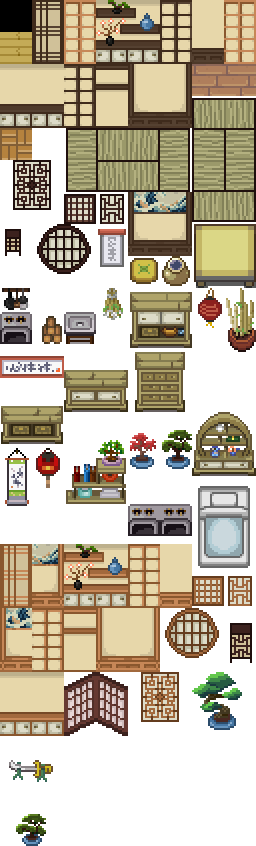
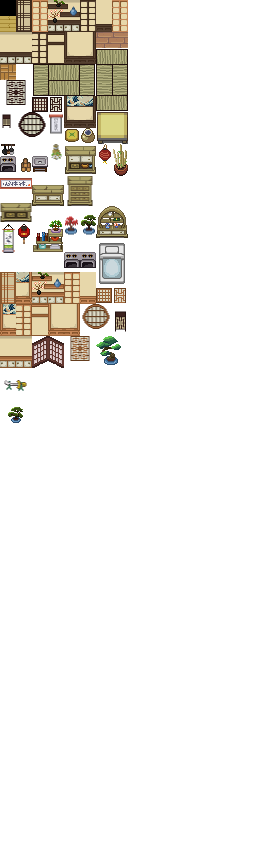
Comparing the layer stacks of the two w=256, h=846 images. Changes:
added layer "col1" above "col2" over [0, 16, 16, 423]
added layer "col2" above "col3" over [16, 0, 32, 423]
added layer "col3" above "col4" over [32, 0, 48, 368]
added layer "col4" above "col5" over [48, 0, 64, 368]
added layer "col5" above "col6" over [64, 0, 80, 361]
added layer "col6" above "col7" over [80, 0, 96, 361]
added layer "col7" above "col8" over [96, 0, 112, 365]
added layer "col8" above "japanese_interior.png" over [112, 0, 128, 365]
painted on "japanese_interior.png" over [0, 0, 256, 846]
